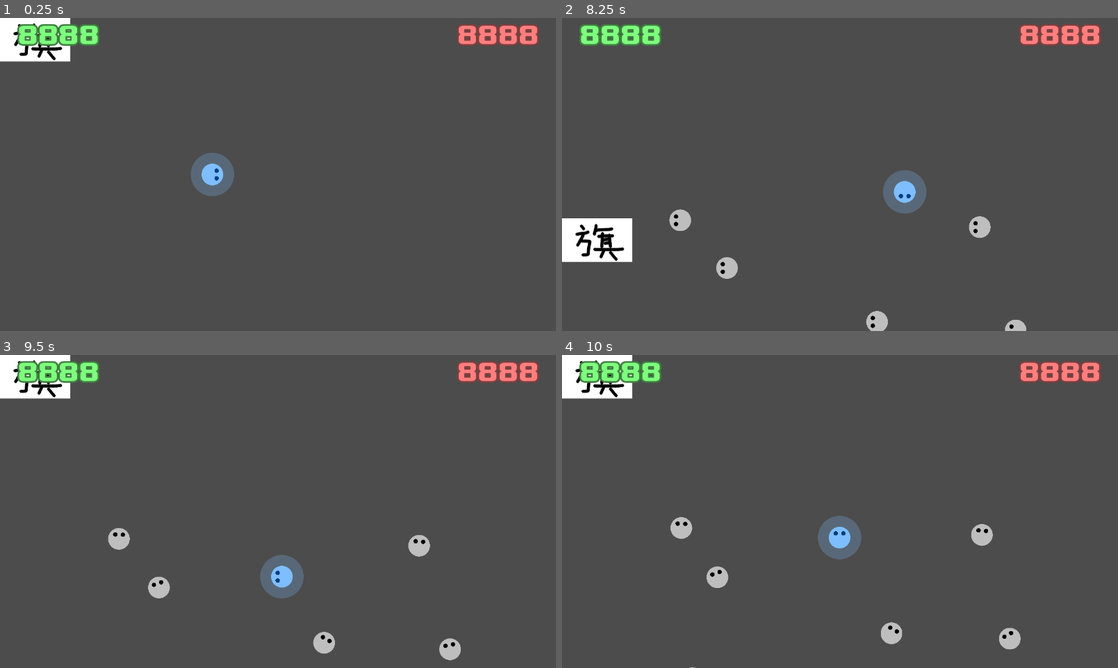
Above: before the commit, frames 1-4 (two rows, left to right).
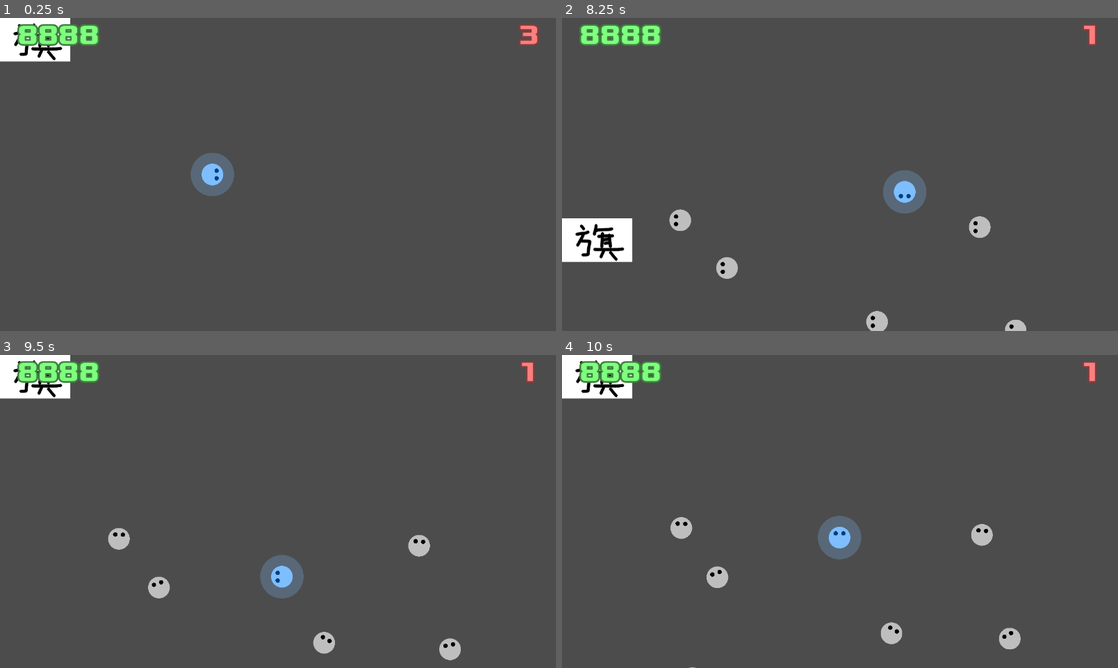
Above: after the commit, the same moments.

Repository: saimukzi/NfaoPoSim
Game: Godot game, scene res://DemoStage/DemoStage.tscn
Two runs of this game, one before a commit and one after it. Both use one fixed random seed, a clock stepped at 60 frames per second and the inputs below. Sound files missing from this copy of the repository are replaced by a short silence.
Inputs:
- Up to frame 1 (0.25 s): no input
- Up to frame 2 (8.25 s): tap Enter at 0.5 s; hold Right (game_right) 0.53-1.28 s; hold Z (game_eat) 0.53-1.28 s; hold Down (game_down) 1.28-2.03 s; tap Z (game_eat) every 1.5 s from 1.35 to 7.35 s; hold Right (game_right) 2.03-2.78 s; hold Z (game_eat) 2.03-2.78 s; hold Up (game_up) 2.78-3.53 s; hold Z (game_eat) 3.53-4.28 s; hold Left (game_left) 3.53-5.03 s; hold Down (game_down) 5.03-5.78 s; hold Z (game_eat) 5.03-5.78 s; hold Right (game_right) 5.78-6.53 s; hold Up (game_up) 6.53-7.28 s; hold Z (game_eat) 6.53-7.28 s; hold Right (game_right) 7.28-8.03 s; hold Down (game_down) from 8.03 s (still down); hold Z (game_eat) from 8.03 s (still down)
- Up to frame 3 (9.5 s): release Down (game_down) at 8.78 s; release Z (game_eat) at 8.78 s; hold Left (game_left) from 8.78 s (still down); tap Z (game_eat) at 8.85 s
- Up to frame 4 (10 s): release Left (game_left) at 9.53 s; hold Up (game_up) from 9.53 s (still down); hold Z (game_eat) from 9.53 s (still down)

The runs differ from the first frame. In frame 1, 0.8% of the frame differs, in the area x 82-95%, y 2-9%; in frame 2, 0.9%, in the area x 82-97%, y 2-9%; in frame 3, 0.9%; in frame 4, 0.9%.

Commit message:
player HP

Diff:
--- a/GameBase/GameBase.gd
+++ b/GameBase/GameBase.gd
@@ -2,8 +2,12 @@
 
 signal anthem_start()
 signal anthem_end()
+signal player_guilty(player_node)
 
 export(NodePath) var anthem_system
 
 func _on_AnthemSystem_anthem_end():
 	emit_signal("anthem_end")
+
+func _on_GameBase_player_guilty(player_node):
+	pass # Replace with function body.
--- a/GameBase/GameBase.tscn
+++ b/GameBase/GameBase.tscn
@@ -1,8 +1,9 @@
-[gd_scene load_steps=7 format=2]
+[gd_scene load_steps=8 format=2]
 
 [ext_resource path="res://GameBase/AnthemSystem.gd" type="Script" id=1]
 [ext_resource path="res://assets/Xolonium-Bold.ttf" type="DynamicFontData" id=2]
 [ext_resource path="res://GameBase/GameBase.gd" type="Script" id=3]
+[ext_resource path="res://GameBase/HPLabel.gd" type="Script" id=4]
 [ext_resource path="res://PolicePlayer/PolicePlayer.tscn" type="PackedScene" id=6]
 
 [sub_resource type="DynamicFont" id=2]
@@ -51,5 +52,9 @@
 custom_fonts/font = SubResource( 1 )
 text = "8888"
 align = 2
+script = ExtResource( 4 )
+player_node_path = NodePath("../Map/PolicePlayer")
 
+[connection signal="player_guilty" from="." to="." method="_on_GameBase_player_guilty"]
+[connection signal="player_guilty" from="." to="HPLabel" method="_on_GameBase_player_guilty"]
 [connection signal="timeout" from="AnthemSystem/Timer" to="AnthemSystem" method="_on_Timer_timeout"]
--- /dev/null
+++ b/GameBase/HPLabel.gd
@@ -0,0 +1,14 @@
+extends Label
+
+export(NodePath) var player_node_path
+onready var player_node = get_node(player_node_path)
+
+func update_txt():
+	self.text = str(player_node.life)
+
+func _ready():
+	update_txt()
+
+func _on_GameBase_player_guilty(player_node):
+	if player_node != self.player_node: return
+	update_txt()
--- a/PolicePlayer/PolicePlayer.gd
+++ b/PolicePlayer/PolicePlayer.gd
@@ -1,6 +1,10 @@
 extends Node2D
 
+var life = 3
+var score = 0
+
 var move_speed = 200
+const ROTATION_EPSILON = 0.0001
 
 func _physics_process(delta):
 	# process move
@@ -23,10 +27,14 @@
 	if move_vector.length() > 0:
 		rotation = move_vector.angle()
 
-	# process move on anthem
-	if move_vector.length() > 0:
-		if is_anthem_playing():
-			print("Anthem playing!!!")
+	# process flag busy
+	if anthem_system_node.is_flag_busy():
+		var is_guilty = ((move_vector.length() > 0) or (abs(rotation-PI) > ROTATION_EPSILON))
+		# print("flag busy!!! {ts}".format({'ts':OS.get_ticks_msec()}))
+		if is_guilty and $GuiltyCooldownTimer.is_stopped():
+			life -= 1
+			$GuiltyCooldownTimer.start()
+			game_base_node.emit_signal('player_guilty',self)
 
 	# process eat
 	if Input.is_action_pressed("game_eat"):
@@ -34,11 +42,6 @@
 	else:
 		$PlayerEatMobExecuteCollisionLayer.monitorable = false
 
-func is_anthem_playing():
-	if anthem_system_node == null:
-		return false
-	return anthem_system_node.get("playing")
-
 export(NodePath) var game_base
 onready var game_base_node = get_node(game_base)
 onready var anthem_system_node = game_base_node.get_node(game_base_node.get("anthem_system"))
--- a/PolicePlayer/PolicePlayer.tscn
+++ b/PolicePlayer/PolicePlayer.tscn
@@ -7,7 +7,6 @@
 
 [node name="PolicePlayer" type="Node2D"]
 script = ExtResource( 2 )
-game_base = null
 
 [node name="EatMobAreaDisplay" type="Sprite" parent="."]
 modulate = Color( 0.498039, 0.74902, 1, 0.247059 )
@@ -35,4 +34,7 @@
 monitoring = false
 monitorable = false
 
+[node name="GuiltyCooldownTimer" type="Timer" parent="."]
+one_shot = true
+
 [editable path="Char"]
